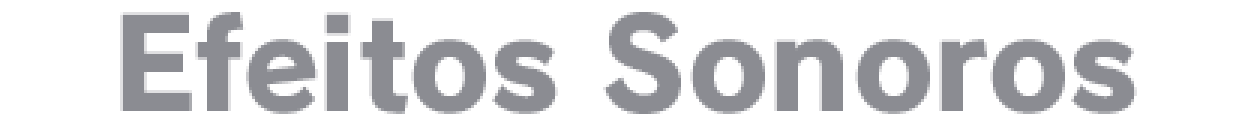
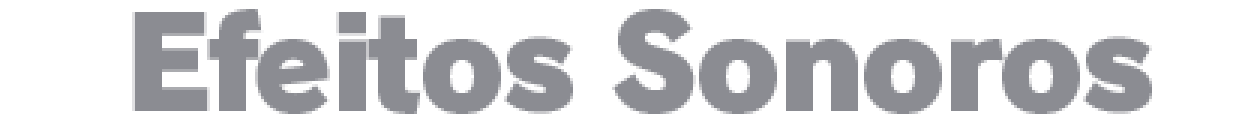
Comparing the layer stacks of the two 1260px x 132px images. Changes:
added layer "Efeitos Sonoros V2" above "Sound FX Volume V2" over [132, 9, 1152, 114]
hid "Efeitos Sonoros" over [120, 12, 1137, 114]
